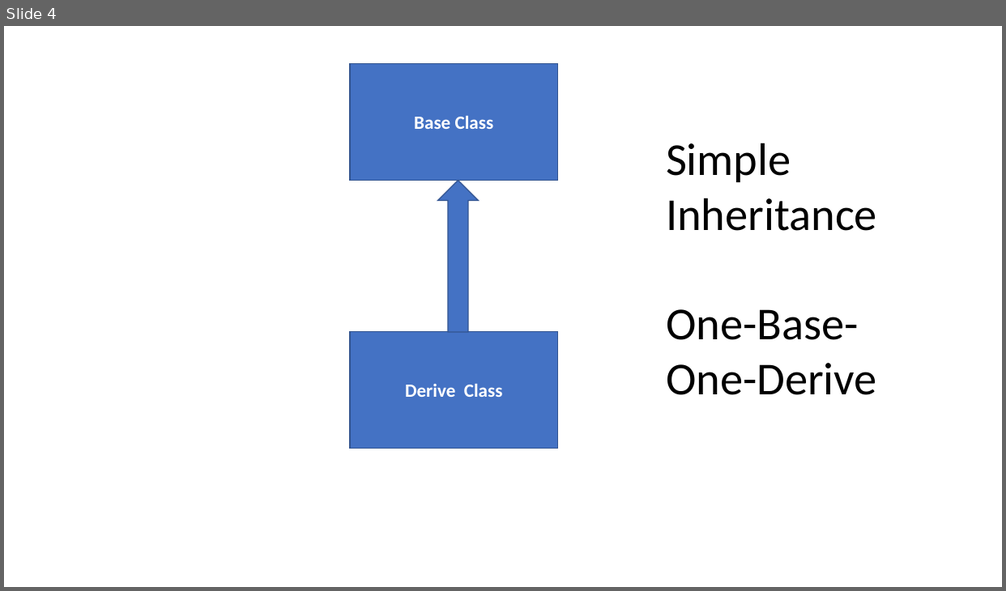
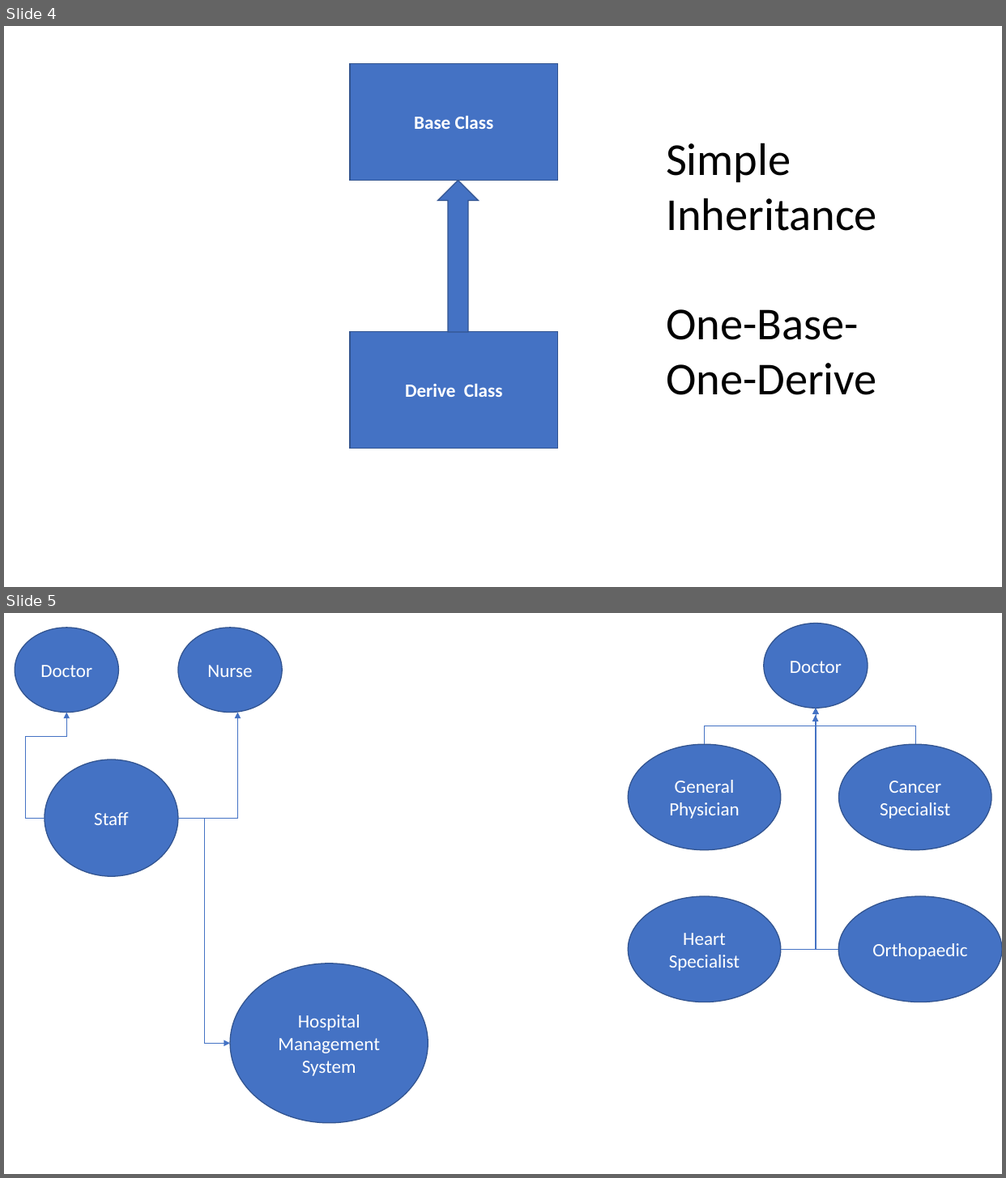
Before and after one commit to maheshsabnis/SimSept2002, a slide deck: Training_Images.pptx. Shown one above the other, each under a label of ours: slide 4 before the commit, slides 4 and 5 after it. The pictures are 1006x591 and 1006x1178 pixels, drawn with LibreOffice and Linux fonts; fonts in the diff are those of the drawing. Boxes give left, top, right and bottom in pixels: in the first picture for what was removed or moved away, otherwise in the second. Text is boxed around its words. In the diff, an @@ line names an element or a change of style, - is before the commit and + after.

Commit message:
Date:23-09-2022

```diff
--- a/Training_Images.pptx
+++ b/Training_Images.pptx
@@ slide 5 added at box(4, 613, 1002, 1174), background #FFFFFF @@
@@ ellipse added at box(15, 628, 118, 712), fill #4472C4, outline #325491 1 pt, 18 pt, text #FFFFFF @@
+Doctor
@@ ellipse added at box(178, 628, 283, 712), fill #4472C4, outline #325491 1 pt, 18 pt, text #FFFFFF @@
+Nurse
@@ ellipse added at box(764, 624, 868, 708), fill #4472C4, outline #325491 1 pt, 18 pt, text #FFFFFF @@
+Doctor
@@ elbow arrow added from (705, 745) to (816, 708), #4472C4 0.5 pt @@
@@ elbow arrow added from (781, 949) to (816, 708), #4472C4 0.5 pt @@
@@ elbow arrow added from (915, 745) to (816, 708), #4472C4 0.5 pt @@
@@ elbow arrow added from (44, 818) to (67, 713), #4472C4 0.5 pt @@
@@ elbow arrow added from (178, 818) to (237, 713), #4472C4 0.5 pt @@
@@ elbow arrow added from (839, 949) to (816, 715), #4472C4 0.5 pt @@
@@ ellipse added at box(629, 745, 781, 850), fill #4472C4, outline #325491 1 pt, 18 pt, text #FFFFFF @@
+General
+Physician
@@ ellipse added at box(839, 745, 991, 850), fill #4472C4, outline #325491 1 pt, 18 pt, text #FFFFFF @@
+Cancer Specialist
@@ ellipse added at box(44, 760, 178, 876), fill #4472C4, outline #325491 1 pt, 18 pt, text #FFFFFF @@
+Staff
@@ elbow arrow added from (178, 818) to (230, 1043), #4472C4 0.5 pt @@
@@ ellipse added at box(629, 897, 781, 1003), fill #4472C4, outline #325491 1 pt, 18 pt, text #FFFFFF @@
+Heart Specialist
@@ ellipse added at box(839, 897, 1002, 1003), fill #4472C4, outline #325491 1 pt, 18 pt, text #FFFFFF @@
+Orthopaedic
@@ ellipse added at box(230, 964, 428, 1122), fill #4472C4, outline #325491 1 pt, 18 pt, text #FFFFFF @@
+Hospital
+Management
+System
```
